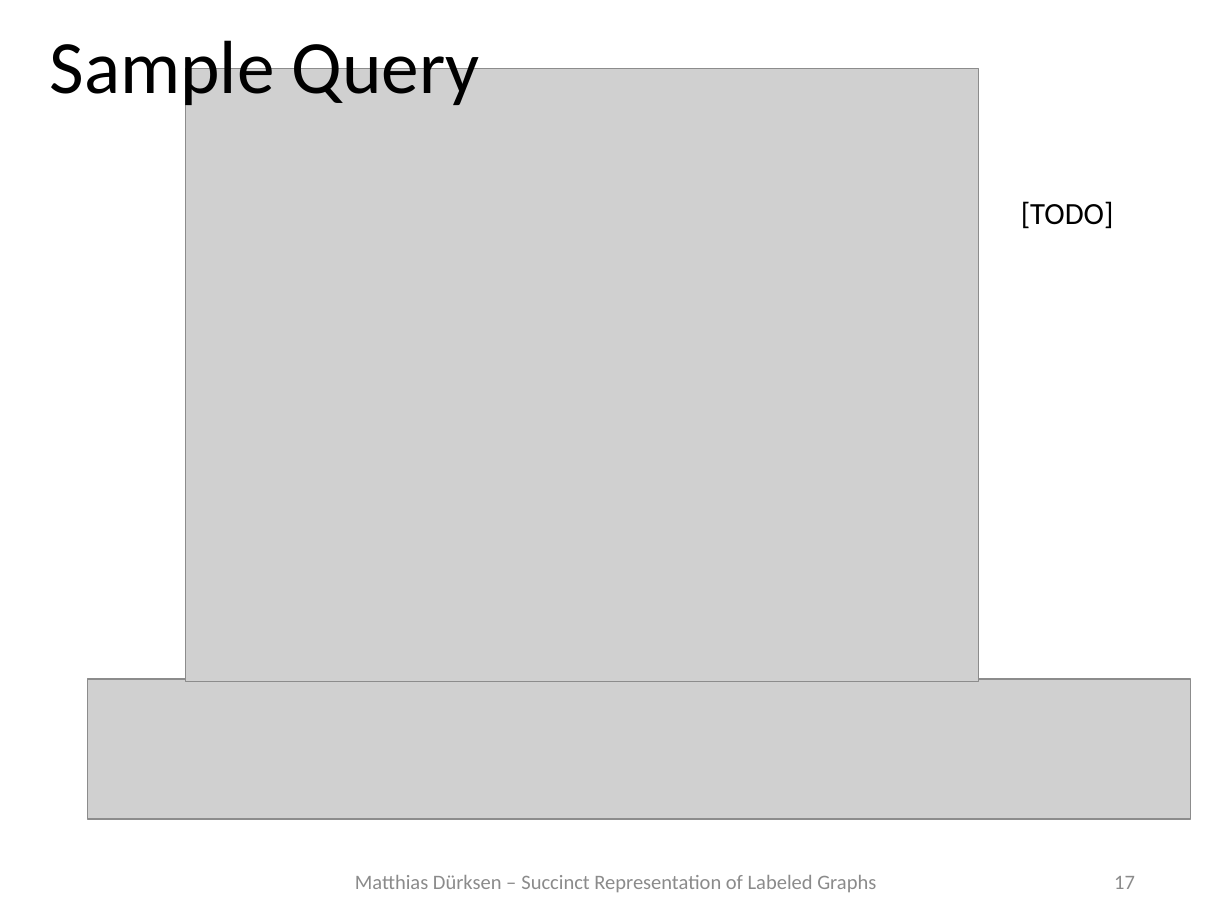
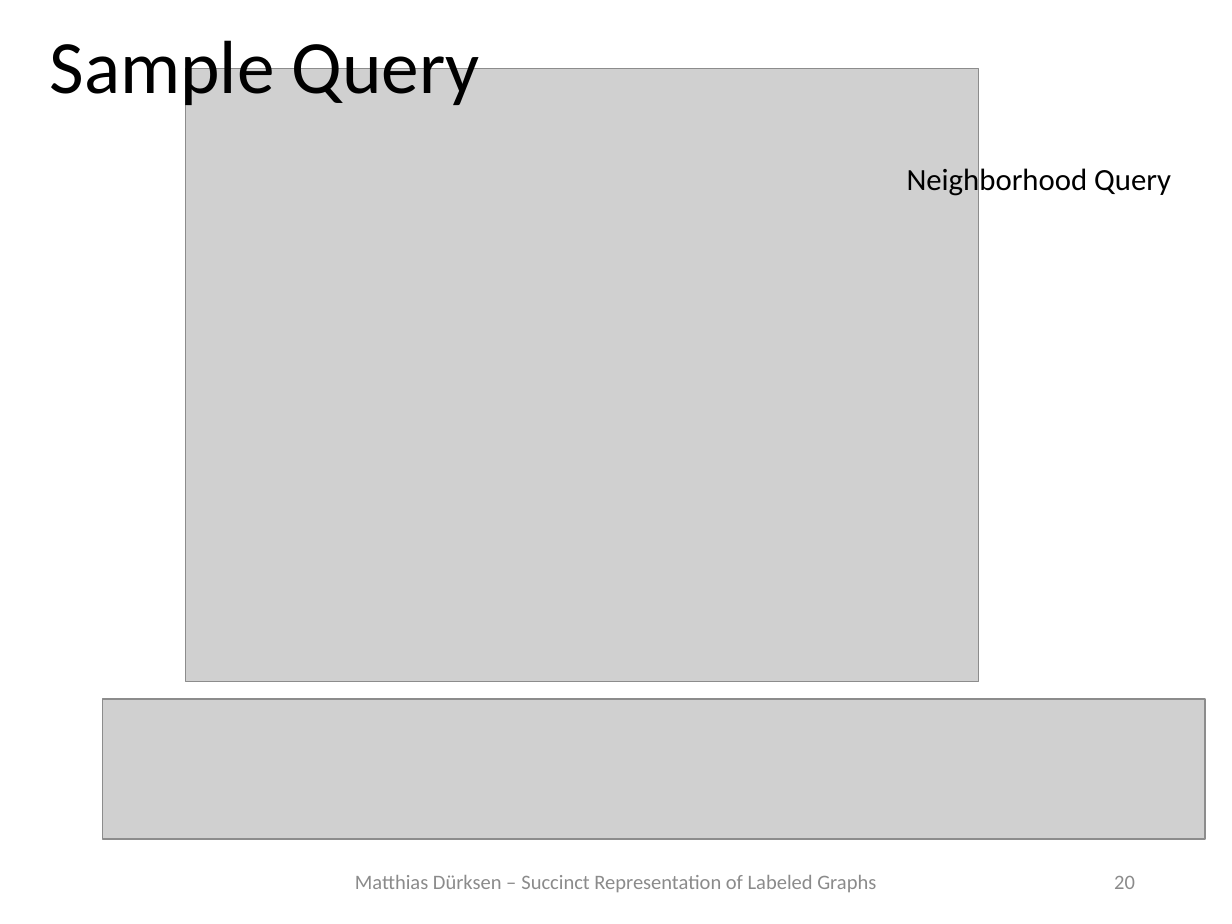
Before and after one commit to MatthiasDuerksen/Seminar_AlgCompressedGraphs, a slide deck: slide 20 of Talk/secondVersion/Talk_Duerksen_v2.pptx (slide 17 before the commit). Drawn at 1232x924 pixels with LibreOffice and Linux fonts; fonts in the diff are those of the drawing; grey boxes stand for pictures. Boxes give left, top, right and bottom in pixels: in the first picture for what was removed or moved away, otherwise in the second. Text is boxed around its words. In the diff, an @@ line names an element or a change of style, - is before the commit and + after.

```diff
--- a/Talk/secondVersion/Talk_Duerksen_v2.pptx
+++ b/Talk/secondVersion/Talk_Duerksen_v2.pptx
@@ text at bbox=[907, 164, 1171, 198]: text changed @@
-[TODO]
+Neighborhood Query
@@ picture: place and size @@
-picture at bbox=[87, 679, 1190, 819]
+picture at bbox=[102, 699, 1205, 839]
@@ page number at bbox=[1114, 876, 1135, 889]: text changed @@
-17
+20
```
Also in this commit, not shown: 13 other slides changed, 3 slides added, 34 other files.
